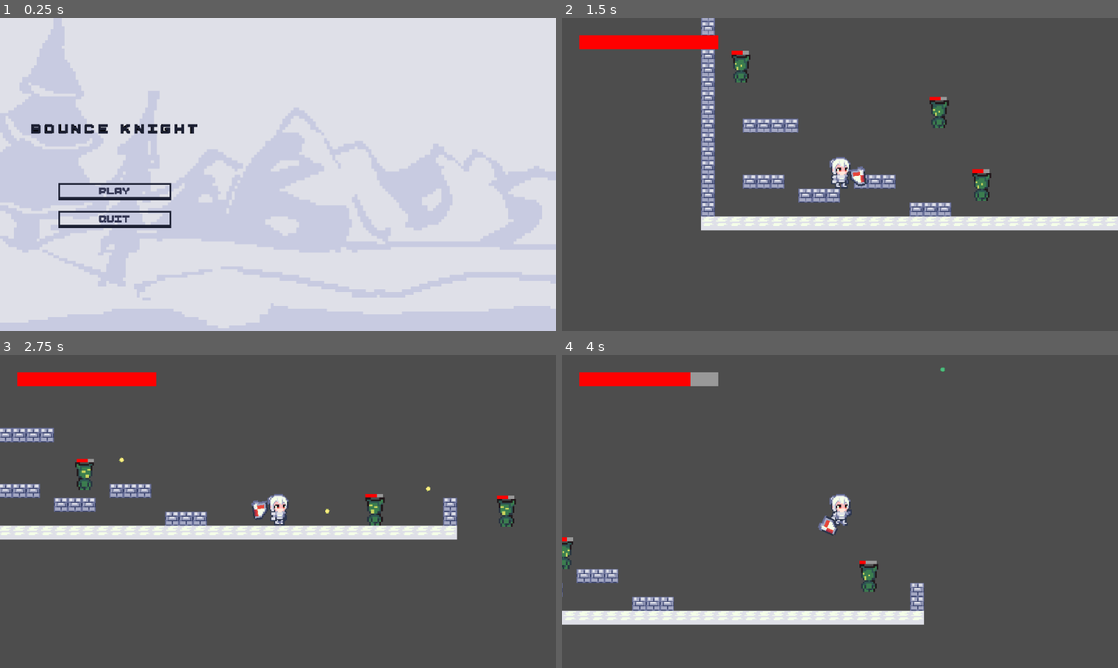
Above: before the commit, frames 1-4 (two rows, left to right).
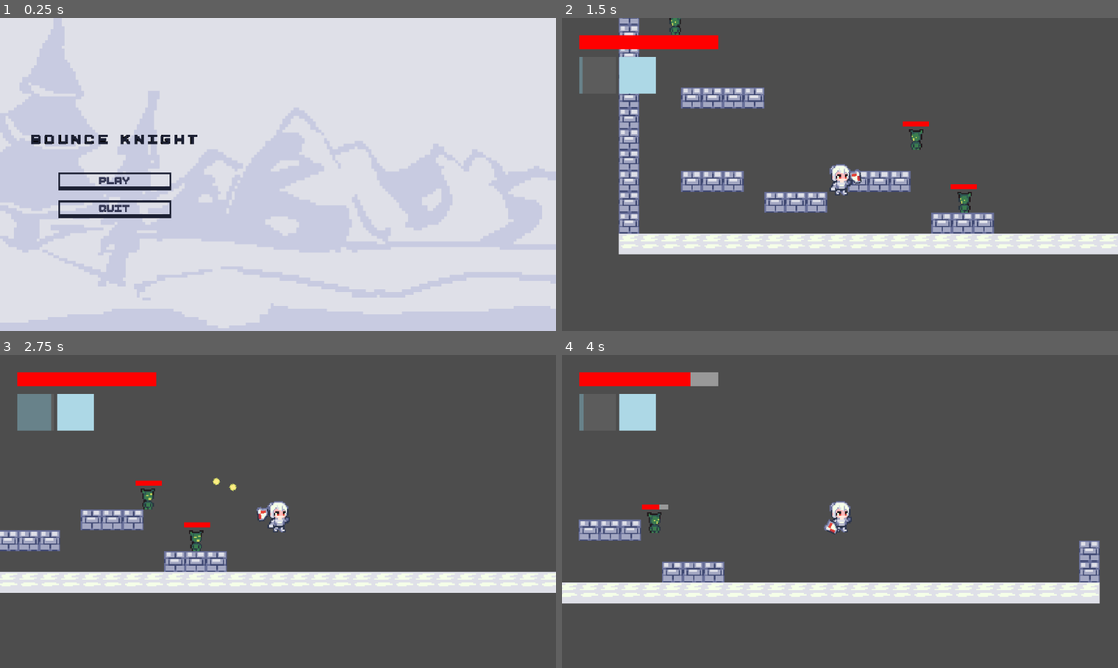
Above: after the commit, the same moments.

Repository: Cyberdemon-bot/Bounce-Knight
Game: Godot game, scene res://scenes/start_screen_classic.tscn
Two runs of this game, one before a commit and one after it. Both use one fixed random seed, a clock stepped at 60 frames per second and the inputs below. Sound files missing from this copy of the repository are replaced by a short silence.
Inputs (mouse positions are in pixels of both pictures, inside the frame that each line leads up to):
- Up to frame 1 (0.25 s): no input
- Up to frame 2 (1.5 s): click "PLAY" at 0.5 s; tap Enter at 1.25 s; move the mouse to (962, 158) at 1.27 s; hold D (move_right) from 1.28 s (still down); tap E at 1.35 s
- Up to frame 3 (2.75 s): keep holding D (move_right); tap Space (jump) at 1.52, 1.55, 1.82, 2.1, 2.27, 2.57 s; move the mouse to (166, 527) at 2.02 s; tap E at 2.3 s
- Up to frame 4 (4 s): move the mouse to (895, 442) at 2.77 s; release D (move_right) at 2.78 s; hold A (move_left) 2.78-3.53 s; tap E at 2.85, 3.8 s; tap Space (jump) at 3.05, 3.77 s; move the mouse to (812, 574) at 3.52 s; hold D (move_right) from 3.53 s (still down); tap Q at 3.6 s

The runs differ from the first frame. In frame 1, 3.0% of the frame differs, in the area x 5-36%, y 33-68%; in frame 2, 19%, in the area x 3-100%, y 0-76%; in frame 3, 17%; in frame 4, 14%.

Commit message:
add audio

Diff:
--- a/scenes/enemy.tscn
+++ b/scenes/enemy.tscn
@@ -3,9 +3,11 @@
 [ext_resource type="Script" uid="uid://kb0ilo7x2ed0" path="res://scripts/enemy.gd" id="1_md0e3"]
 [ext_resource type="PackedScene" uid="uid://dcecmq0avvesc" path="res://scenes/bullet.tscn" id="2_4ra3w"]
 [ext_resource type="Texture2D" uid="uid://cd1pybew0g17i" path="res://assets/demon.png" id="2_md0e3"]
+[ext_resource type="AudioStream" uid="uid://dcspnjsvvq8wt" path="res://assets/sfx_hit_spikes.wav" id="4_c4w8v"]
+[ext_resource type="AudioStream" uid="uid://b6tiw73qpw6fi" path="res://assets/sfx_shoot.wav" id="5_xwavj"]
 
 [sub_resource type="RectangleShape2D" id="RectangleShape2D_ghfay"]
-size = Vector2(32, 32)
+size = Vector2(11, 16)
 
 [sub_resource type="CircleShape2D" id="CircleShape2D_md0e3"]
 radius = 22.0
@@ -27,7 +29,7 @@
 
 [sub_resource type="Animation" id="Animation_5uy6h"]
 resource_name = "attack"
-length = 0.19999999999999998
+length = 0.2
 tracks/0/type = "value"
 tracks/0/imported = false
 tracks/0/enabled = true
@@ -75,11 +77,11 @@
 bullet_scene = ExtResource("2_4ra3w")
 
 [node name="Sprite2D" type="Sprite2D" parent="." unique_id=322356950]
-scale = Vector2(2, 2)
 texture = ExtResource("2_md0e3")
 vframes = 3
 
 [node name="CollisionShape2D" type="CollisionShape2D" parent="." unique_id=1052956228]
+position = Vector2(0.5, 0)
 shape = SubResource("RectangleShape2D_ghfay")
 
 [node name="SeparationArea" type="Area2D" parent="." unique_id=207666735]
@@ -95,14 +97,20 @@
 [node name="Muzzle" type="Marker2D" parent="." unique_id=456162478]
 position = Vector2(-9, 0)
 
-[node name="HealthBar" type="ProgressBar" parent="." unique_id=2121602326]
+[node name="HealthBar" type="ProgressBar" parent="." unique_id=1850034313]
 offset_left = -10.0
-offset_top = -20.0
+offset_top = -14.0
 offset_right = 10.0
-offset_bottom = -16.0
-theme_override_styles/background = SubResource("StyleBoxFlat_ghfay")
-theme_override_styles/fill = SubResource("StyleBoxFlat_y3m2c")
+offset_bottom = -10.0
+theme_override_styles/background = SubResource("StyleBoxFlat_4ra3w")
+theme_override_styles/fill = SubResource("StyleBoxFlat_5uy6h")
 max_value = 3.0
 step = 1.0
 value = 3.0
 show_percentage = false
+
+[node name="HitSound" type="AudioStreamPlayer2D" parent="." unique_id=1012484249]
+stream = ExtResource("4_c4w8v")
+
+[node name="ShootSound" type="AudioStreamPlayer2D" parent="." unique_id=872718782]
+stream = ExtResource("5_xwavj")
--- a/scenes/platform.tscn
+++ /dev/null
@@ -1,16 +0,0 @@
-[gd_scene format=3 uid="uid://bo1hcn07rfk1f"]
-
-[sub_resource type="RectangleShape2D" id="RectangleShape2D_ghfay"]
-size = Vector2(1000, 40)
-
-[node name="Platform" type="StaticBody2D" unique_id=900704441]
-
-[node name="ColorRect" type="ColorRect" parent="." unique_id=1210970214]
-offset_left = -200.0
-offset_top = -20.0
-offset_right = 800.0
-offset_bottom = 20.0
-
-[node name="CollisionShape2D" type="CollisionShape2D" parent="." unique_id=946693551]
-position = Vector2(300, 0)
-shape = SubResource("RectangleShape2D_ghfay")
--- a/scenes/player.tscn
+++ b/scenes/player.tscn
@@ -3,12 +3,16 @@
 [ext_resource type="Script" uid="uid://bogl73c250wuu" path="res://scripts/player.gd" id="1_g2els"]
 [ext_resource type="Texture2D" uid="uid://c84rjrkdnfqug" path="res://assets/aya.png" id="2_g2els"]
 [ext_resource type="Texture2D" uid="uid://pd47kri10y4l" path="res://assets/shield.png" id="3_qhqgy"]
+[ext_resource type="AudioStream" uid="uid://dj7qgioqdw6wd" path="res://assets/sfx_jump.wav" id="4_fjrip"]
+[ext_resource type="AudioStream" uid="uid://b5wqluc2duxal" path="res://assets/sfx_land.wav" id="5_smehm"]
+[ext_resource type="AudioStream" uid="uid://dcspnjsvvq8wt" path="res://assets/sfx_hit_spikes.wav" id="6_ur7pv"]
+[ext_resource type="AudioStream" uid="uid://drw8enxm7c8g" path="res://assets/sfx_shield_block.wav" id="7_y4r1p"]
 
 [sub_resource type="RectangleShape2D" id="RectangleShape2D_ghfay"]
-size = Vector2(32, 32)
+size = Vector2(12, 23)
 
 [sub_resource type="RectangleShape2D" id="RectangleShape2D_y3m2c"]
-size = Vector2(14, 30)
+size = Vector2(11, 20)
 
 [sub_resource type="CircleShape2D" id="CircleShape2D_ghfay"]
 radius = 100.0
@@ -90,35 +94,45 @@
 [sub_resource type="StyleBoxFlat" id="StyleBoxFlat_y3m2c"]
 bg_color = Color(1, 0, 0, 1)
 
+[sub_resource type="StyleBoxFlat" id="StyleBoxFlat_0gxiq"]
+
+[sub_resource type="StyleBoxFlat" id="StyleBoxFlat_g5nlp"]
+bg_color = Color(0.6784314, 0.84705883, 0.9019608, 1)
+
+[sub_resource type="StyleBoxFlat" id="StyleBoxFlat_xmj7a"]
+
+[sub_resource type="StyleBoxFlat" id="StyleBoxFlat_ytc45"]
+bg_color = Color(0.6784314, 0.84705883, 0.9019608, 1)
+
 [node name="Player" type="CharacterBody2D" unique_id=1816567509]
 collision_layer = 2
 script = ExtResource("1_g2els")
 
 [node name="Sprite2D" type="Sprite2D" parent="." unique_id=722449495]
-position = Vector2(0, -8)
-scale = Vector2(1.5, 1.5)
 texture = ExtResource("2_g2els")
 vframes = 5
 region_rect = Rect2(0, 0, 31.5, 36.25)
 
 [node name="CollisionShape2D" type="CollisionShape2D" parent="." unique_id=889641082]
+position = Vector2(0, 4.5)
 shape = SubResource("RectangleShape2D_ghfay")
 
 [node name="Camera2D" type="Camera2D" parent="." unique_id=1432412782]
+zoom = Vector2(1.5, 1.5)
 
 [node name="ShieldPivot" type="Node2D" parent="." unique_id=1492096219]
+position = Vector2(0, 2)
 
 [node name="Area2D" type="Area2D" parent="ShieldPivot" unique_id=618932933]
 collision_layer = 0
 collision_mask = 12
 
 [node name="CollisionShape2D" type="CollisionShape2D" parent="ShieldPivot/Area2D" unique_id=276403248]
-position = Vector2(20, 0)
+position = Vector2(10.5, 1)
 shape = SubResource("RectangleShape2D_y3m2c")
 
 [node name="Sprite2D" type="Sprite2D" parent="ShieldPivot" unique_id=1296803881]
-position = Vector2(20, 5)
-scale = Vector2(2, 2)
+position = Vector2(11.5, 1.5)
 texture = ExtResource("3_qhqgy")
 
 [node name="PushArea" type="Area2D" parent="." unique_id=1071685821]
@@ -126,14 +140,15 @@
 collision_mask = 12
 
 [node name="CollisionShape2D" type="CollisionShape2D" parent="PushArea" unique_id=1552262741]
+position = Vector2(-30, -5)
 shape = SubResource("CircleShape2D_ghfay")
 
 [node name="AnimationPlayer" type="AnimationPlayer" parent="." unique_id=2031250827]
 libraries/ = SubResource("AnimationLibrary_tuyoq")
 
-[node name="HUD" type="CanvasLayer" parent="." unique_id=1286929803]
+[node name="HUD" type="CanvasLayer" parent="." unique_id=1620174178]
 
-[node name="HealthBar" type="ProgressBar" parent="HUD" unique_id=1661599469]
+[node name="HealthBar" type="ProgressBar" parent="HUD" unique_id=2093796487]
 offset_left = 20.0
 offset_top = 20.0
 offset_right = 180.0
@@ -144,3 +159,35 @@
 step = 1.0
 value = 5.0
 show_percentage = false
+
+[node name="SkillBar" type="HBoxContainer" parent="HUD" unique_id=1483244504]
+offset_left = 20.0
+offset_top = 45.0
+offset_right = 108.0
+offset_bottom = 87.0
+
+[node name="PushBar" type="ProgressBar" parent="HUD/SkillBar" unique_id=1439477789]
+custom_minimum_size = Vector2(42, 42)
+layout_mode = 2
+theme_override_styles/background = SubResource("StyleBoxFlat_0gxiq")
+theme_override_styles/fill = SubResource("StyleBoxFlat_g5nlp")
+show_percentage = false
+
+[node name="DashBar" type="ProgressBar" parent="HUD/SkillBar" unique_id=1670154725]
+custom_minimum_size = Vector2(42, 42)
+layout_mode = 2
+theme_override_styles/background = SubResource("StyleBoxFlat_xmj7a")
+theme_override_styles/fill = SubResource("StyleBoxFlat_ytc45")
+show_percentage = false
+
+[node name="JumpSound" type="AudioStreamPlayer2D" parent="." unique_id=1542134549]
+stream = ExtResource("4_fjrip")
+
+[node name="LandSound" type="AudioStreamPlayer2D" parent="." unique_id=591672109]
+stream = ExtResource("5_smehm")
+
+[node name="HitSound" type="AudioStreamPlayer2D" parent="." unique_id=1856392521]
+stream = ExtResource("6_ur7pv")
+
+[node name="ParrySound" type="AudioStreamPlayer2D" parent="." unique_id=1977840636]
+stream = ExtResource("7_y4r1p")
--- a/scenes/start_screen_classic.tscn
+++ b/scenes/start_screen_classic.tscn
@@ -68,8 +68,7 @@
 theme_override_constants/shadow_outline_size = 4
 theme_override_fonts/font = SubResource("FontVariation_n6b5g")
 theme_override_font_sizes/font_size = 22
-text = "BOUNCE KNIGHT
-"
+text = "BOUNCE KNIGHT"
 
 [node name="ButtonList" type="VBoxContainer" parent="MarginContainer/VBoxContainer" unique_id=755015309]
 custom_minimum_size = Vector2(130, 0)
--- a/scripts/enemy.gd
+++ b/scripts/enemy.gd
@@ -15,6 +15,8 @@
 @onready var sprite: Sprite2D = $Sprite2D
 @onready var muzzle: Marker2D = $Muzzle
 @onready var health_bar: ProgressBar = $HealthBar
+@onready var shoot_sound: AudioStreamPlayer2D = $ShootSound
+@onready var hit_sound: AudioStreamPlayer2D = $HitSound
 
 var hp: int
 var hit_cooldown: float = 0.0
@@ -95,6 +97,9 @@
 
 	face_player(player)
 
+	shoot_sound.pitch_scale = randf_range(0.95, 1.05)
+	shoot_sound.play()
+
 	var bullet := bullet_scene.instantiate()
 	bullet.global_position = muzzle.global_position
 	bullet.direction = muzzle.global_position.direction_to(player.global_position)
@@ -122,9 +127,16 @@
 
 func take_damage(amount: int) -> void:
 	hp -= amount
+	health_bar.visible = true
+	health_bar.value = hp
+
+	hit_sound.pitch_scale = randf_range(0.9, 1.1)
+	hit_sound.play()
+
 	modulate = Color(1.0, 0.3, 0.3)
-	health_bar.value = hp
 	get_tree().create_timer(0.1).timeout.connect(func(): if is_instance_valid(self): modulate = Color.WHITE)
 
 	if hp <= 0:
+		hit_sound.reparent(get_tree().current_scene)
+		hit_sound.finished.connect(hit_sound.queue_free)
 		call_deferred("queue_free")
--- a/scripts/player.gd
+++ b/scripts/player.gd
@@ -16,6 +16,14 @@
 @onready var push_area: Area2D = $PushArea
 @onready var anim_player: AnimationPlayer = $AnimationPlayer
 @onready var health_bar: ProgressBar = $HUD/HealthBar
+@onready var dash_bar: ProgressBar = $HUD/SkillBar/DashBar
+@onready var push_bar: ProgressBar = $HUD/SkillBar/PushBar
+@onready var jump_sound: AudioStreamPlayer2D = $JumpSound
+@onready var land_sound: AudioStreamPlayer2D = $LandSound
+@onready var hit_sound: AudioStreamPlayer2D = $HitSound
+@onready var parry_sound: AudioStreamPlayer2D = $ParrySound
+
+var was_on_floor: bool = false
 
 var is_bouncing: bool = false
 var dash_timer: float = 0.0
@@ -30,19 +38,40 @@
 	hp = max_hp
 	health_bar.max_value = max_hp
 	health_bar.value = hp
+	dash_bar.max_value = DASH_COOLDOWN
+	dash_bar.value = DASH_COOLDOWN
+	push_bar.max_value = PUSH_COOLDOWN
+	push_bar.value = PUSH_COOLDOWN
 	shield_area.area_entered.connect(_on_shield_area_entered)
+
+func update_skill_ui() -> void:
+	if dash_cooldown_timer > 0.0:
+		dash_bar.value = DASH_COOLDOWN - dash_cooldown_timer
+		dash_bar.modulate = Color(0.6, 0.6, 0.6)
+	else:
+		dash_bar.value = DASH_COOLDOWN
+		dash_bar.modulate = Color.WHITE
+
+	if push_cooldown_timer > 0.0:
+		push_bar.value = PUSH_COOLDOWN - push_cooldown_timer
+		push_bar.modulate = Color(0.6, 0.6, 0.6)
+	else:
+		push_bar.value = PUSH_COOLDOWN
+		push_bar.modulate = Color.WHITE
 
 func _on_shield_area_entered(area: Area2D) -> void:
 	if area.is_in_group("enemy_bullets"):
 		if area.has_method("reflect"):
+			parry_sound.pitch_scale = randf_range(0.95, 1.05)
+			parry_sound.play()
 			var reflect_dir := global_position.direction_to(get_global_mouse_position())
 			area.reflect(reflect_dir)
 
 func take_damage(amount: int, hit_from: Vector2 = Vector2.ZERO) -> void:
 	if invuln_timer > 0.0:
 		return
-
-	hp -= amount
+	hit_sound.play()
+	hp = max(hp - amount, 0)
 	health_bar.value = hp
 	invuln_timer = 0.8
 
@@ -112,7 +141,6 @@
 			var push_dir := global_position.direction_to(body.global_position)
 			if push_dir == Vector2.ZERO:
 				push_dir = Vector2.UP
-			# Nhích nhẹ góc hất lên trên (y - 0.3) để quái nhấc khỏi mặt đất và văng mượt hơn
 			push_dir = (push_dir + Vector2(0, -0.3)).normalized()
 			body.on_hit_by_dash(push_dir * PUSH_FORCE)
 
@@ -171,7 +199,16 @@
 
 	if Input.is_action_just_pressed("jump") and is_on_floor():
 		velocity.y = JUMP_VELOCITY
+		jump_sound.pitch_scale = randf_range(0.95, 1.05)
+		jump_sound.play()
 
 	update_movement(delta)
 	move_and_slide()
+
+	if is_on_floor() and not was_on_floor:
+		land_sound.pitch_scale = randf_range(0.9, 1.1)
+		land_sound.play()
+	was_on_floor = is_on_floor()
+
 	update_animation()
+	update_skill_ui()
Not shown, added: assets/sfx_hit_spikes.wav.import
Not shown, added: assets/sfx_jump.wav.import
Not shown, added: assets/sfx_land.wav.import
Not shown, added: assets/sfx_shield_block.wav.import
Not shown, added: assets/sfx_shoot.wav.import
Not shown: 1 places in scenes/enemy.tscn that only renumber resources
Not shown, added: assets/sfx_hit_spikes.wav
Not shown, added: assets/sfx_jump.wav
Not shown, added: assets/sfx_land.wav
Not shown, added: assets/sfx_shield_block.wav
Not shown, added: assets/sfx_shoot.wav
